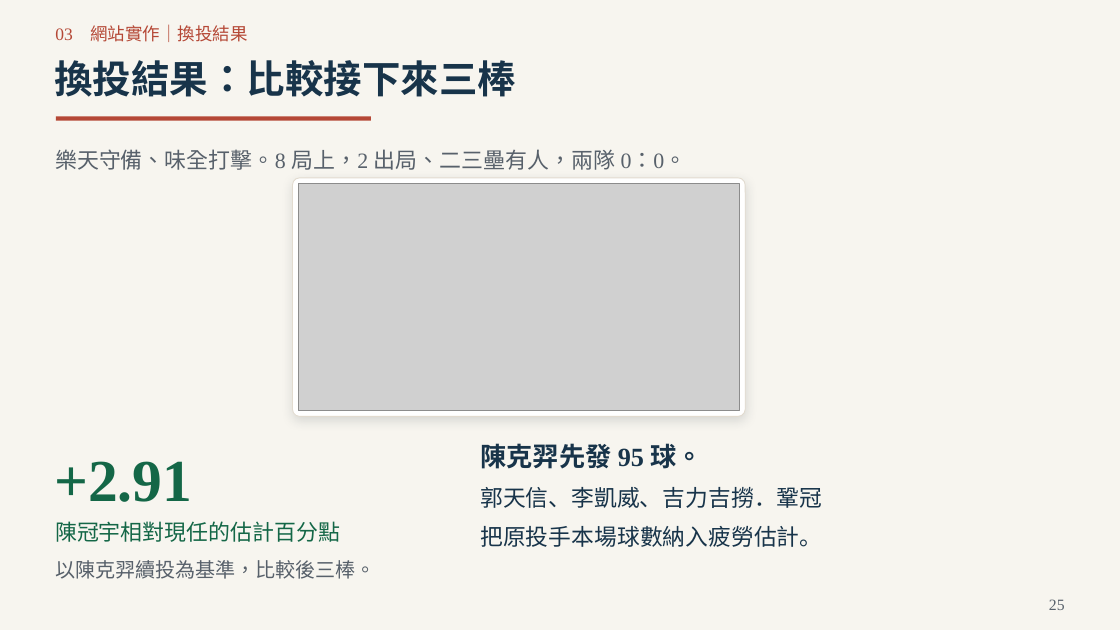
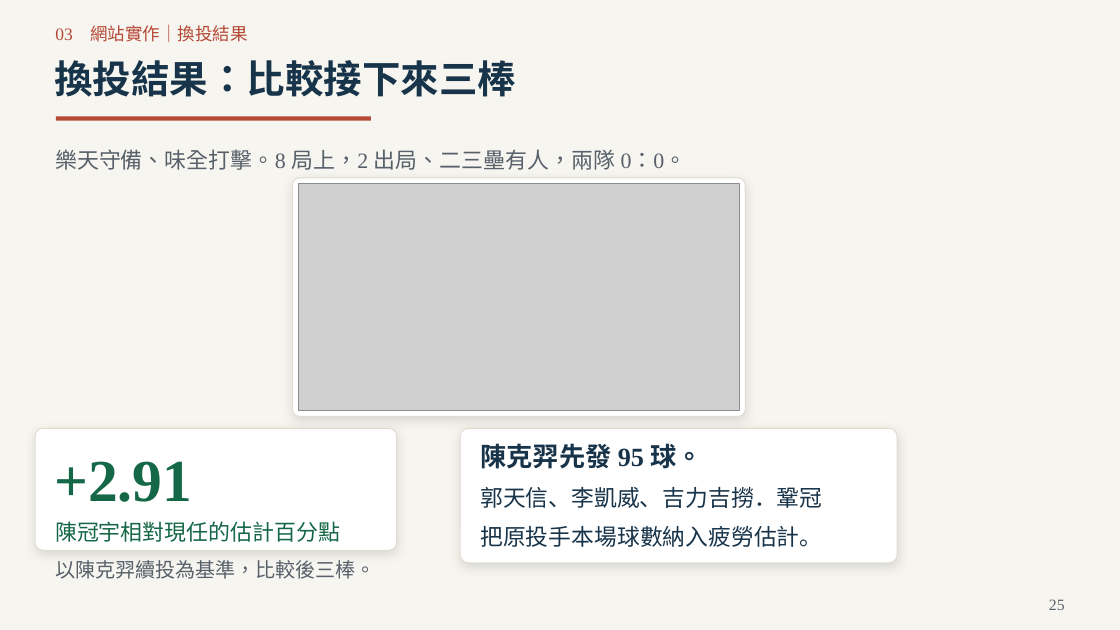
Before and after one commit to Da-Xiong-Chen/baseball_project, a slide deck: slide 25 of presentations/competition-2026/sync-20261115/一球兩面_臨場用人決策_2026球季版_38頁.pptx. Drawn at 1120x630 pixels with LibreOffice and Linux fonts; fonts in the diff are those of the drawing; grey boxes stand for pictures. Boxes give left, top, right and bottom in pixels: in the first picture for what was removed or moved away, otherwise in the second. Text is boxed around its words. In the diff, an @@ line names an element or a change of style, - is before the commit and + after.

```diff
--- a/presentations/competition-2026/sync-20261115/一球兩面_臨場用人決策_2026球季版_38頁.pptx
+++ b/presentations/competition-2026/sync-20261115/一球兩面_臨場用人決策_2026球季版_38頁.pptx
@@ rounded rectangle added at bbox=[35, 429, 397, 550], fill #FFFFFF, outline #E2DBCF 0.75 pt @@
@@ rounded rectangle added at bbox=[460, 429, 897, 563], fill #FFFFFF, outline #E2DBCF 0.75 pt @@
```
Also in this commit, not shown: 16 other slides changed, 1 other file.
